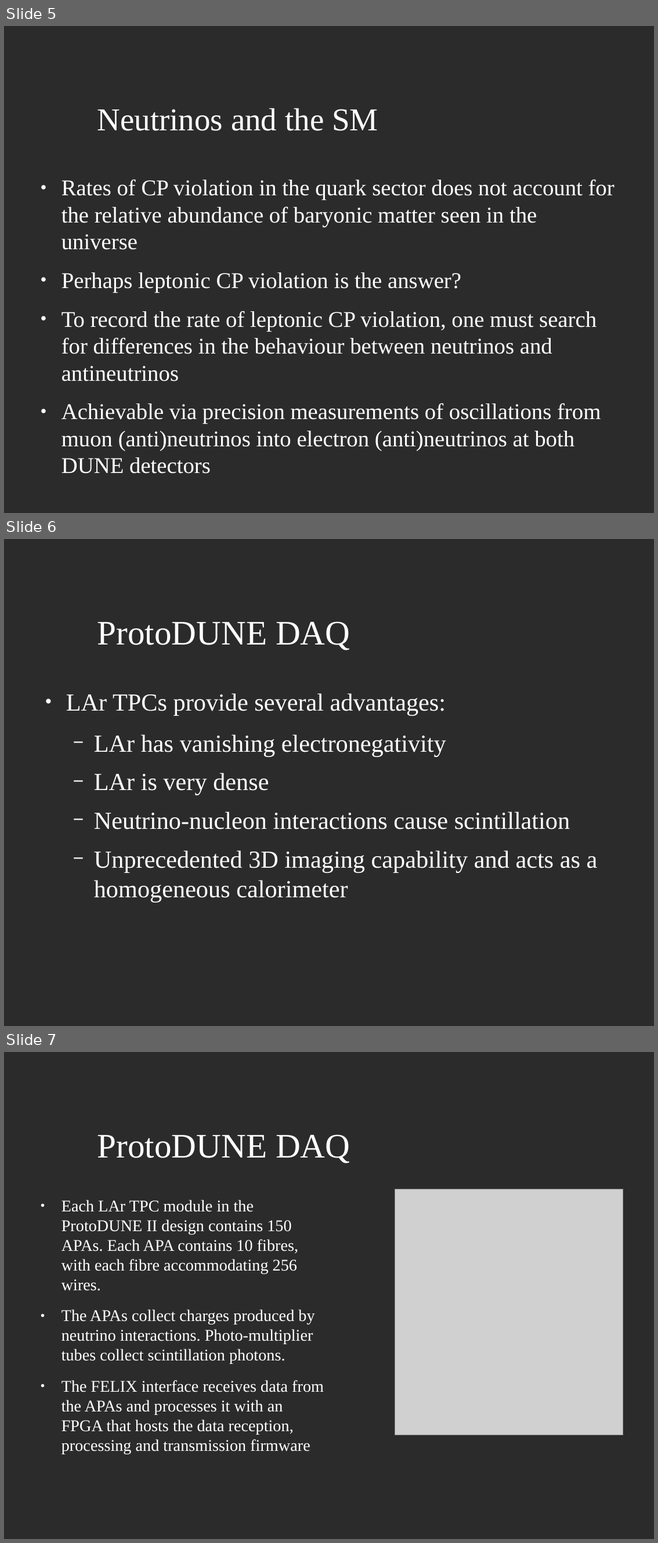
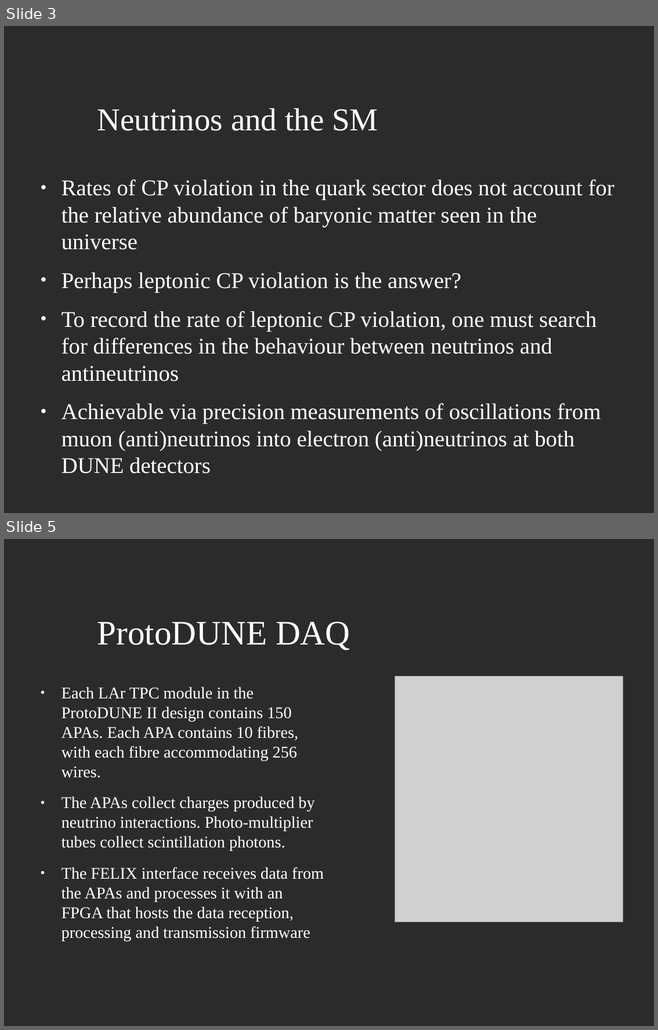
Before and after one commit to JoshCodesPhysics/dune_project, a slide deck: dune_notes/dune_pres/dune_project_pres.odp. Shown one above the other, each under a label of ours: slides 5, 6 and 7 before the commit, slides 3 and 5 after it; the slides between them are not shown. The pictures are 658x1543 and 658x1030 pixels, drawn with LibreOffice and Linux fonts; fonts in the diff are those of the drawing; grey boxes stand for pictures; background and template pictures are left out; a plain dark background stands for a picture behind light text. Boxes give left, top, right and bottom in pixels: in the first picture for what was removed or moved away, otherwise in the second. Text is boxed around its words. In the diff, an @@ line names an element or a change of style, - is before the commit and + after.

```diff
--- a/dune_notes/dune_pres/dune_project_pres.odp
+++ b/dune_notes/dune_pres/dune_project_pres.odp
@@ slide 6 removed at (4,539,654,1026), background picture (left out) @@
@@ title removed at (97,621,350,650) @@
-ProtoDUNE DAQ
@@ text removed at (66,693,597,903) @@
-● LAr TPCs provide several advantages:
-  − LAr has vanishing electronegativity
-  − LAr is very dense
-  − Neutrino-nucleon interactions cause scintillation
-  − Unprecedented 3D imaging capability and acts as a homogeneous calorimeter
@@ what was slide 5 is now slide 3 @@
@@ what was slide 7 is now slide 5 @@
```
Also in this commit, not shown: 4 slides changed, 3 slides added, 5 other slides removed, 1 other file.
